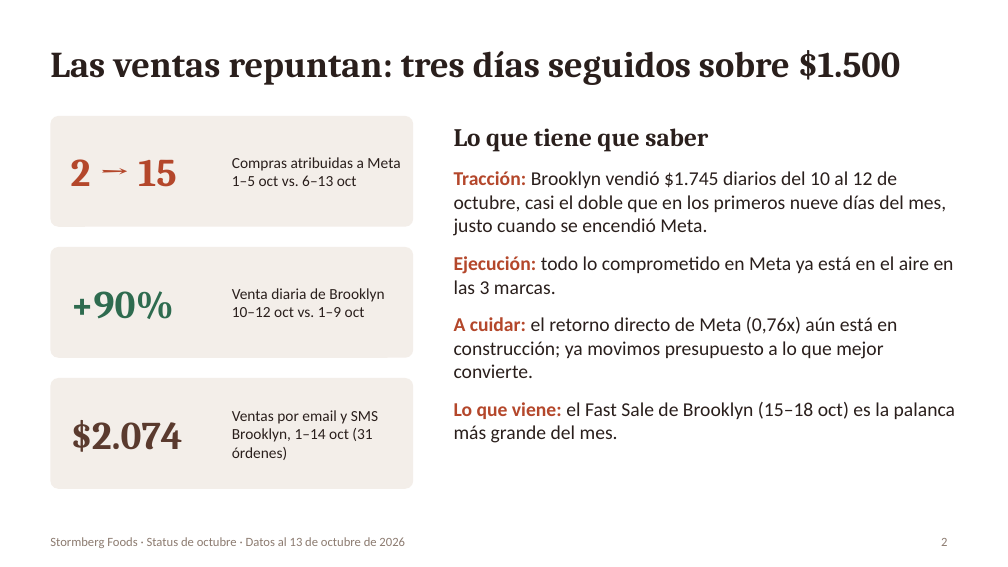
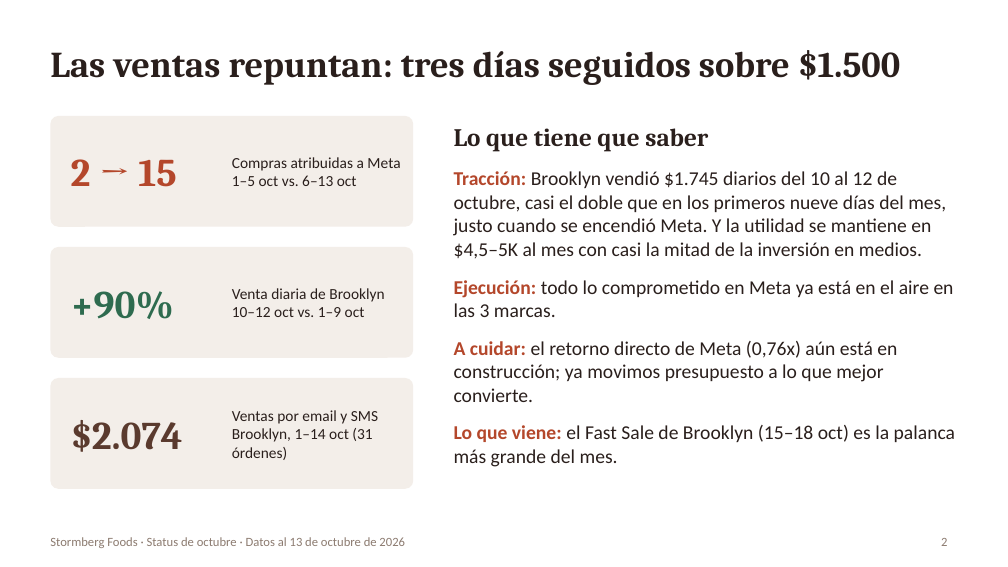
Before and after one commit to YamiCRebold/Stormberg2026, a slide deck: slide 2 of status_ceo/Stormberg_Status_CEO_Oct2026_ES.pptx. Drawn at 1008x567 pixels with LibreOffice and Linux fonts; fonts in the diff are those of the drawing. Boxes give left, top, right and bottom in pixels: in the first picture for what was removed or moved away, otherwise in the second. Text is boxed around its words. In the diff, an @@ line names an element or a change of style, - is before the commit and + after.

```diff
--- a/status_ceo/Stormberg_Status_CEO_Oct2026_ES.pptx
+++ b/status_ceo/Stormberg_Status_CEO_Oct2026_ES.pptx
@@ text at <box>454,171,946,258</box>: text changed @@
-• Tracción: Brooklyn vendió $1.745 diarios del 10 al 12 de octubre, casi el doble que en los primeros nueve días del mes, justo cuando se encendió Meta.
+• Tracción: Brooklyn vendió $1.745 diarios del 10 al 12 de octubre, casi el doble que en los primeros nueve días del mes, justo cuando se encendió Meta. Y la utilidad se mantiene en $4,5–5K al mes con casi la mitad de la inversión en medios.
```
Also in this commit, not shown: 1 other slide changed, 1 other file.
